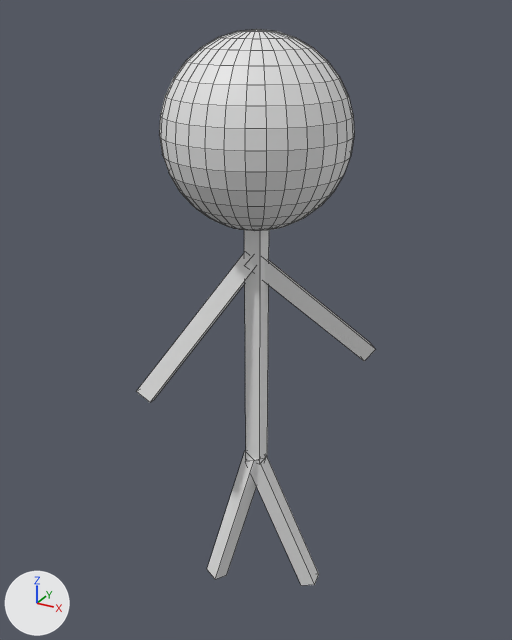
A saved change to the Blender file template.blend.
Both versions are drawn from a 50 mm lens placed at (3.61, -6.59, 1.19), pointed at (-0.07, 0.1, -2.16). Arrows for +X, +Y and +Z are at lower left; the lights stay in place. Mesh edges are drawn as thin lines.
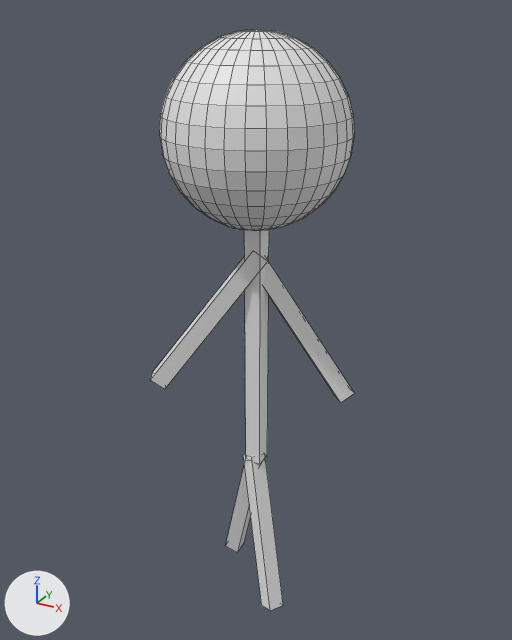
Diff of the bpy script that builds the scene:
```diff
--- a/template.blend.py
+++ b/template.blend.py
@@ ob_cube_001 @@
 ob_cube_001.location = (0.0, 0.0, 1.1)
-ob_cube_001.rotation_euler = (-0.437, 0.586, 0.15)  # degrees (-25, 34, 8.6)
+ob_cube_001.rotation_euler = (0.543, -0.185, -0.874)  # degrees (31, -11, -50)
 ob_cube_001.scale = (0.1, 0.1, 1.0)
@@ ob_cube_002 @@
 ob_cube_002.location = (0.0, 0.0, 1.1)
-ob_cube_002.rotation_euler = (-0.835, -0.00294, 2.287)  # degrees (-48, -0.2, 131)
+ob_cube_002.rotation_euler = (0.00324, -0.651, 3.656)  # degrees (0.2, -37, 209)
 ob_cube_002.scale = (0.1, 0.1, 1.0)
@@ ob_cube_003 @@
 ob_cube_003.location = (0.0, 0.0, -1.5)
-ob_cube_003.rotation_euler = (-0.386, -0.047, 1.725)  # degrees (-22, -2.7, 99)
+ob_cube_003.rotation_euler = (-2.873, -2.947, 4.747)  # degrees (-165, -169, 272)
 ob_cube_003.scale = (0.1, 0.1, 1.0)
@@ ob_cube_004 @@
 ob_cube_004.location = (0.0, 0.0, -1.5)
-ob_cube_004.rotation_euler = (0.176, 0.204, 1.2)  # degrees (10, 12, 69)
+ob_cube_004.rotation_euler = (-0.332, 0.0817, 1.095)  # degrees (-19, 4.7, 63)
 ob_cube_004.scale = (0.1, 0.1, 1.0)
```

What differs and where, as boxes (x1, y1, x2, y2) in the pictures (512 x 640 px):
'Cube.001', turned: before (136, 253, 255, 402); after (264, 261, 354, 403)
'Cube.002', turned: before (244, 258, 376, 361); after (151, 251, 268, 389)
'Cube.004', turned: before (207, 451, 266, 579); after (243, 454, 283, 611)
'Cube.003', turned: before (246, 457, 319, 586); after (226, 457, 263, 553)
